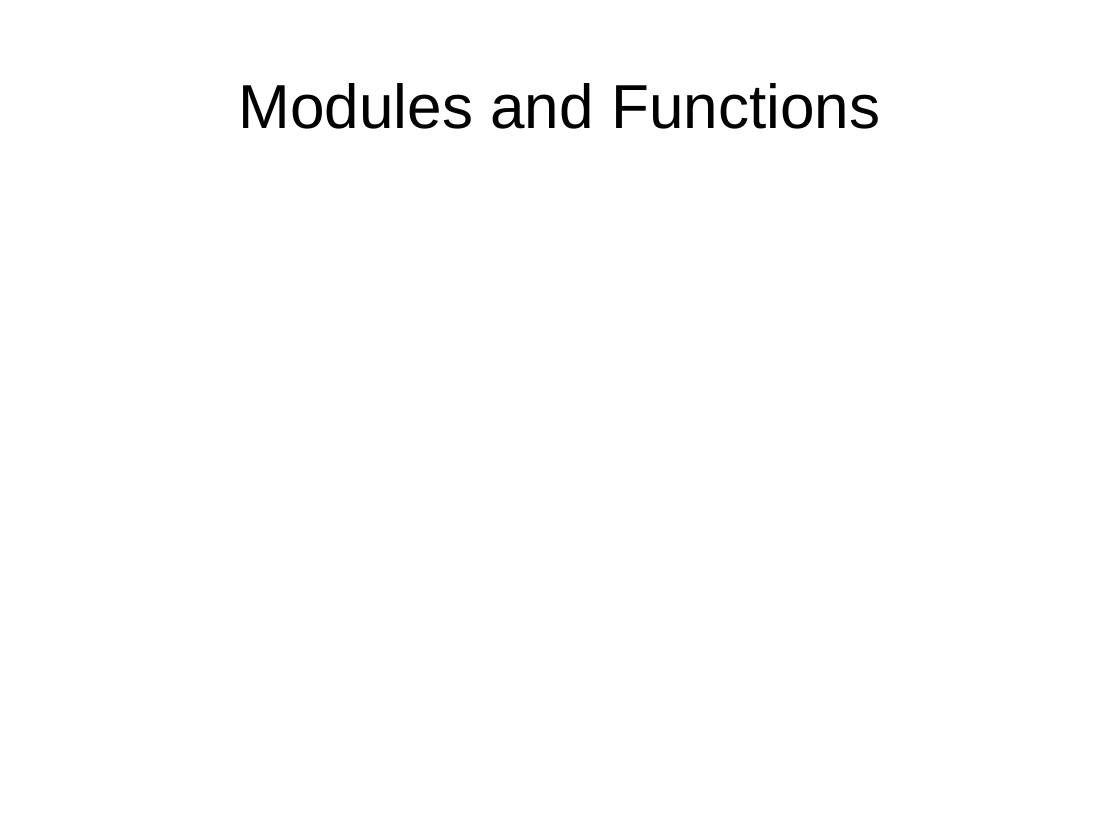
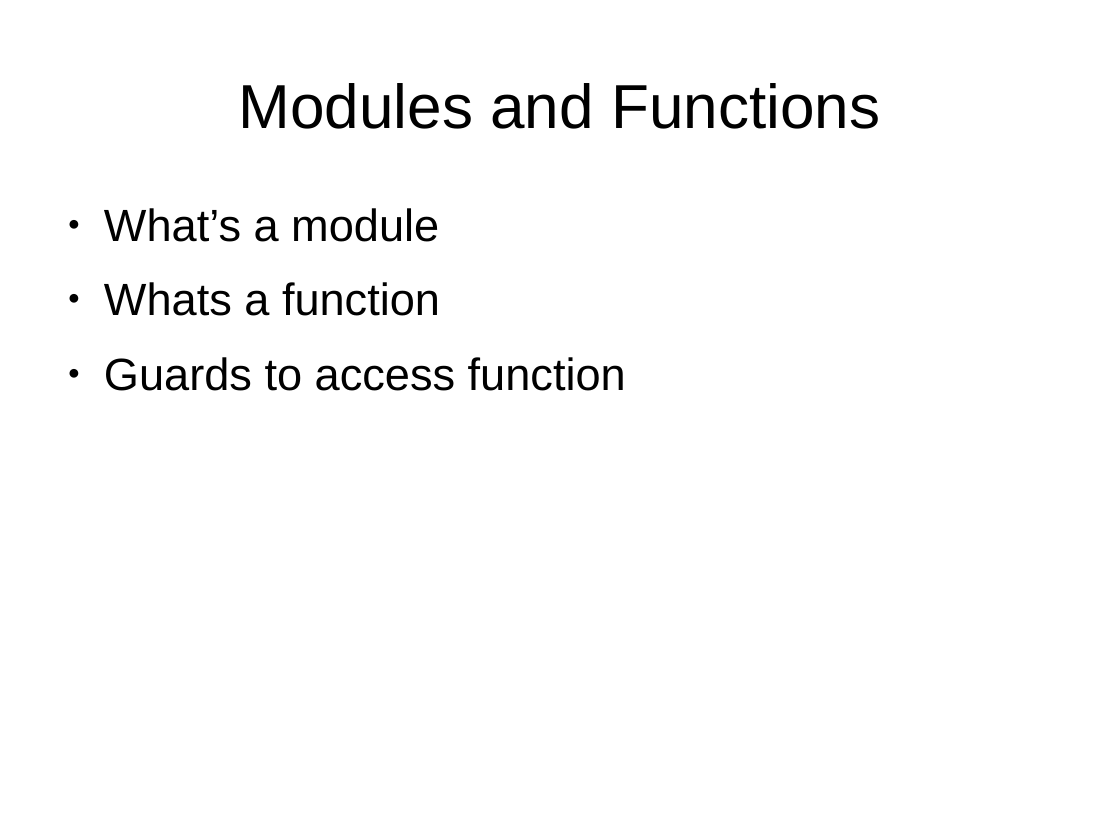
Before and after one commit to ramortegui/talks, a slide deck: slide 11 of Intro-Elixir-FPYYC.odp. Drawn at 1120x840 pixels with LibreOffice and Linux fonts; fonts in the diff are those of the drawing. Boxes give left, top, right and bottom in pixels: in the first picture for what was removed or moved away, otherwise in the second. Text is boxed around its words. In the diff, an @@ line names an element or a change of style, - is before the commit and + after.

```diff
--- a/Intro-Elixir-FPYYC.odp
+++ b/Intro-Elixir-FPYYC.odp
@@ text added at [104, 208, 626, 391], 32 pt, text #000000 @@
+● What’s a module
+● Whats a function
+● Guards to access function
```
Also in this commit, not shown: 1 other slide changed, 2 slides added.
